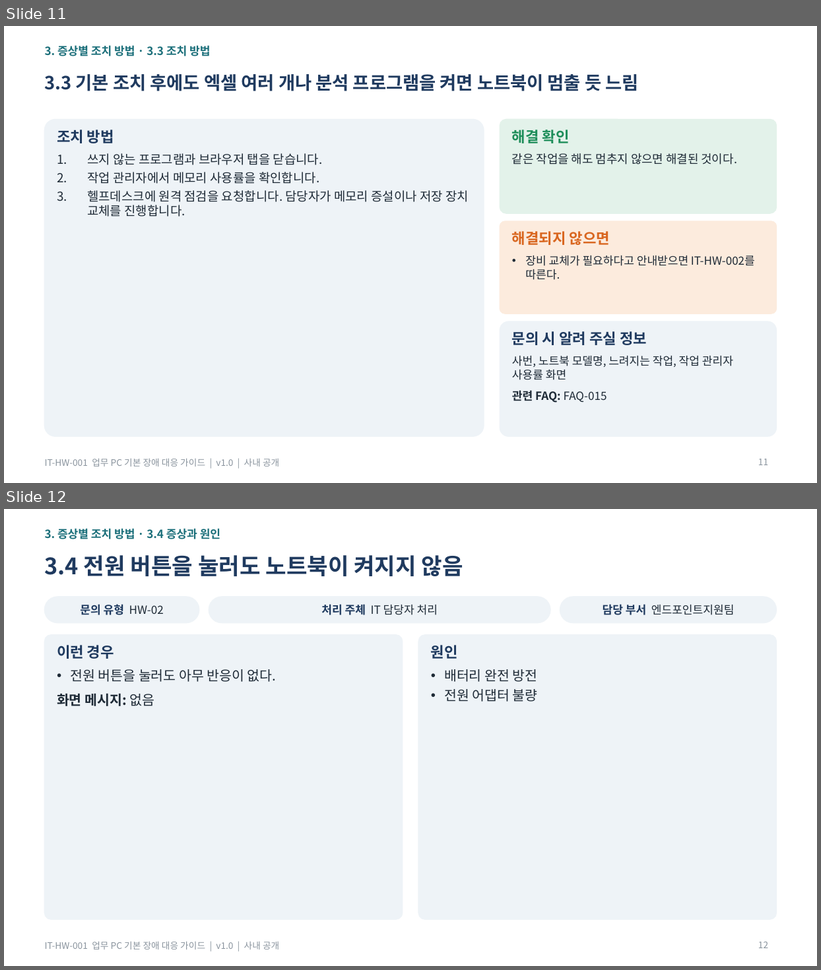
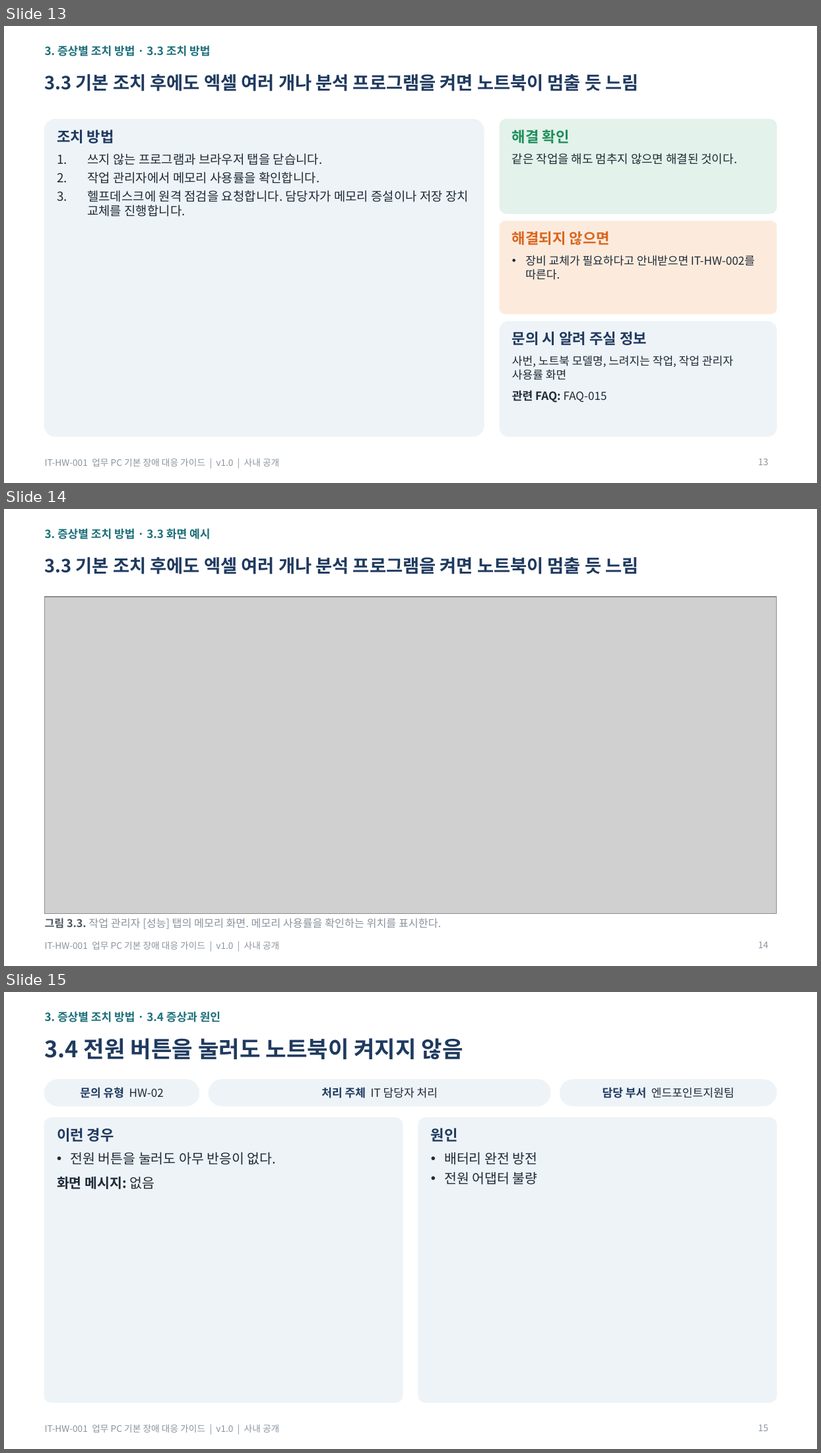
Before and after one commit to issue-helpdesk/issue-helpdesk, a slide deck: dataset/guides/HW/guide/IT-HW-001_업무 PC 기본 장애 대응 가이드.pptx. Shown one above the other, each under a label of ours: slides 11 and 12 before the commit, slides 13, 14 and 15 after it. The pictures are 821x970 and 821x1453 pixels, drawn with LibreOffice and Linux fonts; fonts in the diff are those of the drawing; grey boxes stand for pictures. Boxes give left, top, right and bottom in pixels: in the first picture for what was removed or moved away, otherwise in the second. Text is boxed around its words. In the diff, an @@ line names an element or a change of style, - is before the commit and + after.

Commit message:
docs: HW 사용자 가이드 전 항목에 화면 예시 그림 추가
- 사용자 가이드 3종(docx·pptx·pdf)의 27개 항목에 그림과 그림 설명 추가
- 그림은 Pillow로 그린 화면·장비 그림이며 tools/ 스크립트로 다시 만들 수 있음
- pdf는 LibreOffice 변환본으로 교체

```diff
--- a/dataset/guides/HW/guide/IT-HW-001_업무 PC 기본 장애 대응 가이드.pptx
+++ b/dataset/guides/HW/guide/IT-HW-001_업무 PC 기본 장애 대응 가이드.pptx
@@ slide 14 added at (4, 509, 817, 966), background #FFFFFF; not listed: 1 template element that a slide beside it also shows @@
@@ text added at (45, 528, 210, 539), 10 pt, text #1B6F7A, bold @@
+3. 증상별 조치 방법 · 3.3 화면 예시
@@ title added at (45, 557, 639, 574), 16 pt, text #1F3A5F, bold @@
+3.3 기본 조치 후에도 엑셀 여러 개나 분석 프로그램을 켜면 노트북이 멈출 듯 느림
@@ picture added at (45, 597, 776, 914) @@
@@ text added at (45, 918, 441, 929), 9.5 pt, text #8A949E @@
+그림 3.3. 작업 관리자 [성능] 탭의 메모리 화면. 메모리 사용률을 확인하는 위치를 표시한다.
@@ page number added at (758, 942, 768, 949), 8 pt, text #8A949E @@
+14
@@ what was slide 11 is now slide 13 @@
@@ page number at (758, 459, 768, 466): text changed @@
-11
+13
@@ what was slide 12 is now slide 15 @@
@@ page number at (758, 1425, 768, 1432): text changed @@
-12
+15
```
Also in this commit, not shown: 4 slides changed, 12 other slides added, 38 other files.
